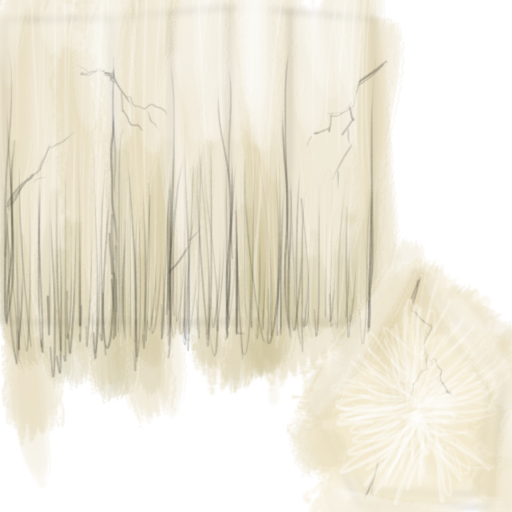
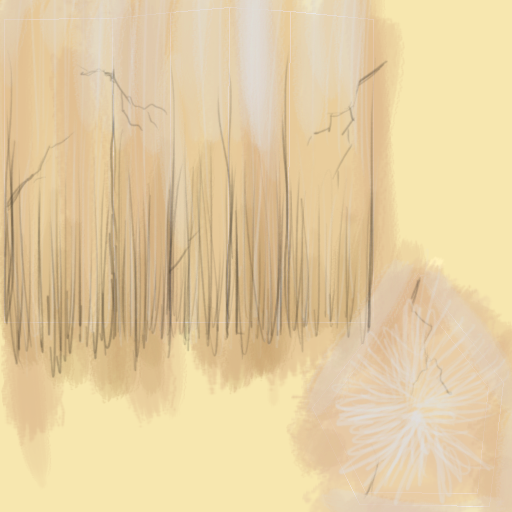
Layers edited between the first and the second 512x512 image:
painted on "Layer 4" over [0,0,512,512]
hid "Layer 3" over [0,0,512,512]
painted on "Layer 2" over [0,0,512,512]
